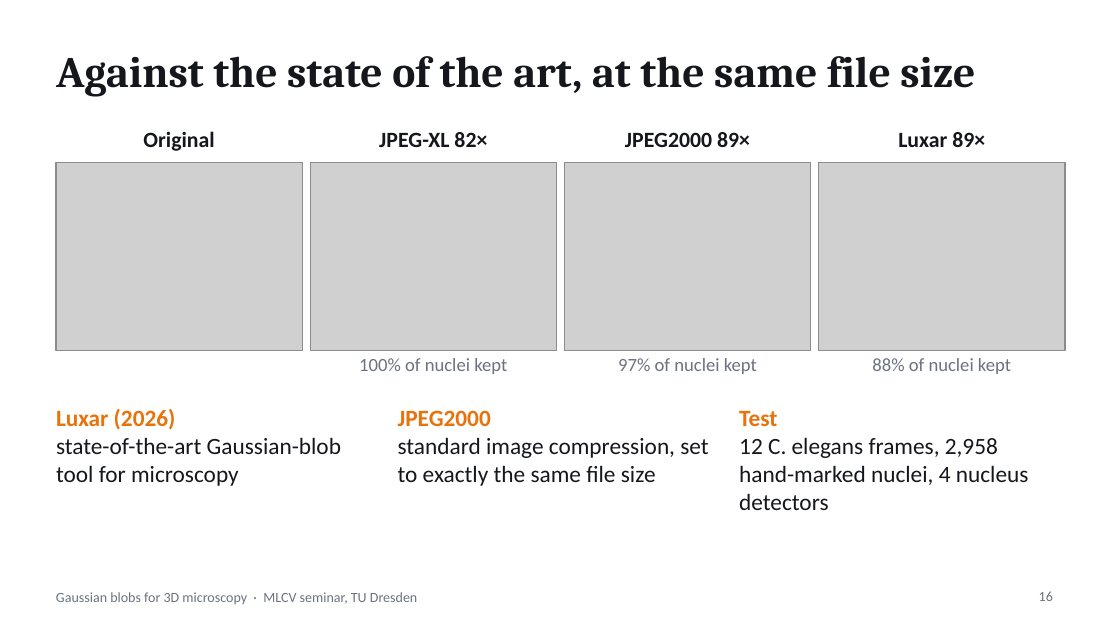
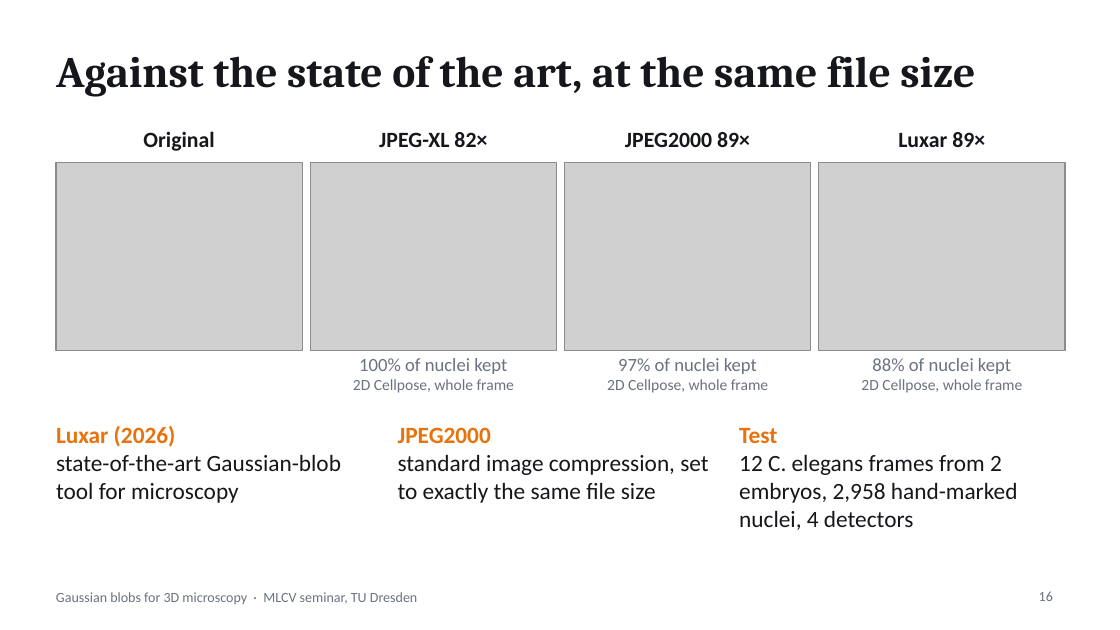
Before and after one commit to asadrizvi64/DeepLearning-Seminar-TeamProject, a slide deck: slide 16 of Gaussian_Blobs_Microscopy_v3.pptx. Drawn at 1120x630 pixels with LibreOffice and Linux fonts; fonts in the diff are those of the drawing; grey boxes stand for pictures. Boxes give left, top, right and bottom in pixels: in the first picture for what was removed or moved away, otherwise in the second. Text is boxed around its words. In the diff, an @@ line names an element or a change of style, - is before the commit and + after.

```diff
--- a/Gaussian_Blobs_Microscopy_v3.pptx
+++ b/Gaussian_Blobs_Microscopy_v3.pptx
@@ text at (353, 379, 514, 393): paragraph added @@
+2D Cellpose, whole frame
@@ text at (607, 379, 768, 393): paragraph added @@
+2D Cellpose, whole frame
@@ text at (861, 379, 1022, 393): paragraph added @@
+2D Cellpose, whole frame
@@ 3 texts: place and size @@
-3 texts at (56, 409, 1029, 510)
+3 texts at (56, 426, 1018, 530)
@@ text at (739, 454, 1018, 530): text changed @@
-12 C. elegans frames, 2,958 hand-marked nuclei, 4 nucleus detectors
+12 C. elegans frames from 2 embryos, 2,958 hand-marked nuclei, 4 detectors
```
Also in this commit, not shown: 7 other slides changed, 8 other files.
